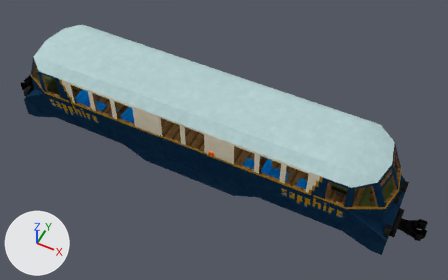
The Blender file src/main/assets/immersiverailroading/models/rolling_stock/kitsune_sapphire_express/sapphire_local.blend as it was, and as the next commit left it.
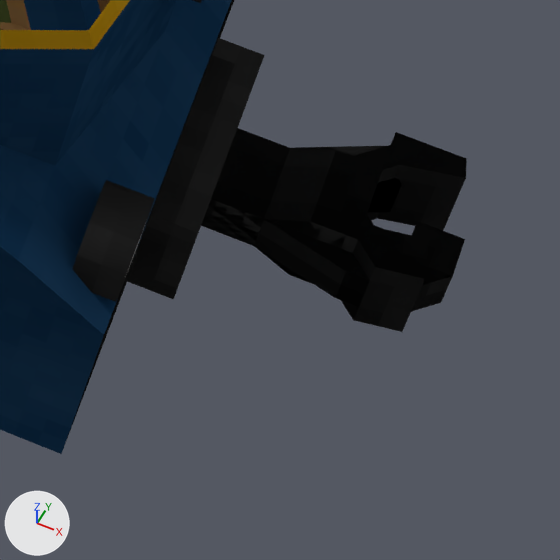
The first picture shows the older version from a 50 mm camera at (5.14, -9.15, 12.45) aimed at (0.56, 0.01, 1.0). The close-ups show both versions on the part from 84% to 98% of the width and 73% to 95% of the height of that picture; other places that the commit changed are outside them. Lighting does not change. The marker at lower left points along +X, +Y and +Z.

In view in the first close-up: 'COUPLED_REAR_3_HIDE', 'COUPLED_REAR_4_HIDE_INVERT', 'COUPLER_ENGAGED_REAR_2_TOGGLE_LABEL_Uncouple', 'FRAME_ext_body.001', 'FRAME_int_body.001', 'lamp.005'.
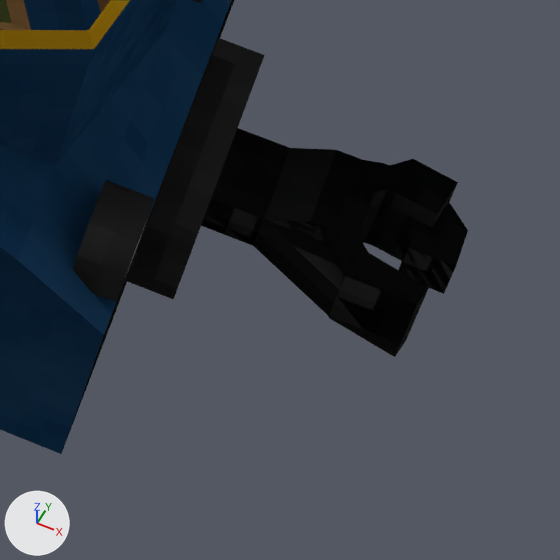
Boxes [x1, y1, x2, y2] around the edits, measured in the close-ups (560 x 560 px; the box of a moved part takes in the faces that stretch with it):
```json
{"object": "COUPLED_REAR_3_HIDE", "change": "reshaped", "before": [311, 132, 467, 304], "after": [201, 128, 468, 357]}
{"object": "COUPLED_REAR_4_HIDE_INVERT", "change": "reshaped", "before": [201, 128, 467, 332], "after": [314, 153, 457, 341]}
{"part": 1, "of": "me_knuckle_001", "change": "added", "after": [399, 219, 468, 294], "on screen": "black"}
{"part": 2, "of": "me_knuckle_001", "change": "added", "after": [365, 168, 405, 246], "on screen": "black"}
{"part": 3, "of": "me_knuckle_001", "change": "moved or reshaped", "before": [341, 215, 396, 320], "after": [359, 159, 425, 243]}
{"part": 4, "of": "me_knuckle_001", "change": "moved or reshaped", "before": [354, 228, 429, 332], "after": [375, 159, 458, 261]}
{"part": 5, "of": "me_knuckle_001", "change": "moved or reshaped", "before": [378, 144, 467, 231], "after": [330, 251, 429, 357]}
{"part": 6, "of": "me_knuckle_001", "change": "moved or reshaped", "before": [354, 145, 405, 220], "after": [322, 220, 372, 318]}
{"part": 7, "of": "me_knuckle_001", "change": "moved or reshaped", "before": [295, 146, 401, 213], "after": [254, 219, 344, 316]}
{"part": 8, "of": "me_knuckle_001", "change": "moved or reshaped", "before": [254, 212, 354, 298], "after": [287, 148, 384, 167]}
{"part": 9, "of": "me_knuckle_001", "change": "moved or reshaped", "before": [411, 266, 453, 312], "after": [396, 202, 467, 253]}
{"part": 10, "of": "me_knuckle_001", "change": "moved or reshaped", "before": [335, 253, 370, 307], "after": [329, 258, 424, 344]}
{"part": 11, "of": "me_knuckle_001", "change": "moved or reshaped", "before": [390, 132, 466, 175], "after": [383, 163, 390, 167]}
```

Edits to the scene script, one JSON object a line:
```json
{"block": "me_knuckle_001", "where": "# used by ob_coupled_rear_4_hide_invert; location = (4.938, 0.0, 0.375)"}
{"op": "remove", "block": "me_knuckle_001", "code": "me_knuckle_001.from_pydata(...)  # 120 vertices, 89 faces; spans x 0.125..0.813, y -0.188..0.25, z -0.125..0.125"}
{"op": "add", "block": "me_knuckle_001", "code": "me_knuckle_001.from_pydata(...)  # 120 vertices, 89 faces; spans x 0.125..0.812, y -0.25..0.188, z -0.125..0.125"}
{"block": "me_knuckle_001", "change": "me_knuckle_001 part 1: a new loose piece, a box spanning x 0.688..0.812, y -0.047..0.078, z -0.064..0.064, in mat_knuckle (picture img_knuckle_png)"}
{"block": "me_knuckle_001", "change": "me_knuckle_001 part 2: a new loose piece, a box spanning x 0.562..0.625, y 0.062..0.125, z -0.125..0.125, in mat_knuckle (picture img_knuckle_png)"}
{"block": "me_knuckle_001", "change": "me_knuckle_001 part 3: the loose piece of 8 vertices spanning x 0.519..0.669, y -0.187..-0.037, z -0.125..0.125 is mirrored in y about the mesh origin"}
{"block": "me_knuckle_001", "change": "me_knuckle_001 part 4: the loose piece of 8 vertices spanning x 0.603..0.748, y -0.188..-0.043, z -0.125..0.125 is mirrored in y about the mesh origin"}
{"block": "me_knuckle_001", "change": "me_knuckle_001 part 5: the loose piece of 8 vertices spanning x 0.567..0.764, y 0.148..0.25, z -0.125..0.125 is mirrored in y about the mesh origin"}
{"block": "me_knuckle_001", "change": "me_knuckle_001 part 6: the loose piece of 8 vertices spanning x 0.479..0.611, y 0.077..0.209, z -0.125..0.125 is mirrored in y about the mesh origin"}
{"block": "me_knuckle_001", "change": "me_knuckle_001 part 7: the loose piece of 8 vertices spanning x 0.328..0.621, y 0.015..0.25, z -0.062..0.063 is mirrored in y about the mesh origin"}
{"block": "me_knuckle_001", "change": "me_knuckle_001 part 8: the loose piece of 8 vertices spanning x 0.321..0.579, y -0.188..-0.062, z -0.062..0.063 is mirrored in y about the mesh origin"}
{"block": "me_knuckle_001", "change": "me_knuckle_001 part 9: the loose piece of 8 vertices spanning x 0.636..0.813, y -0.167..0.01, z -0.062..0.063 is mirrored in y about the mesh origin"}
{"block": "me_knuckle_001", "change": "me_knuckle_001 part 10: 7 vertices removed from x 0.562..0.625, y -0.188..-0.125, z -0.062..0.063; 7 vertices added at x 0.562..0.75, y -0.25..-0.188, z -0.062..0.125"}
{"block": "me_knuckle_001", "change": "me_knuckle_001 part 11: 7 vertices removed from x 0.562..0.75, y 0.187..0.25, z -0.062..0.125; 7 vertices added at x 0.562..0.625, y 0.125..0.187, z -0.062..0.063"}
```
